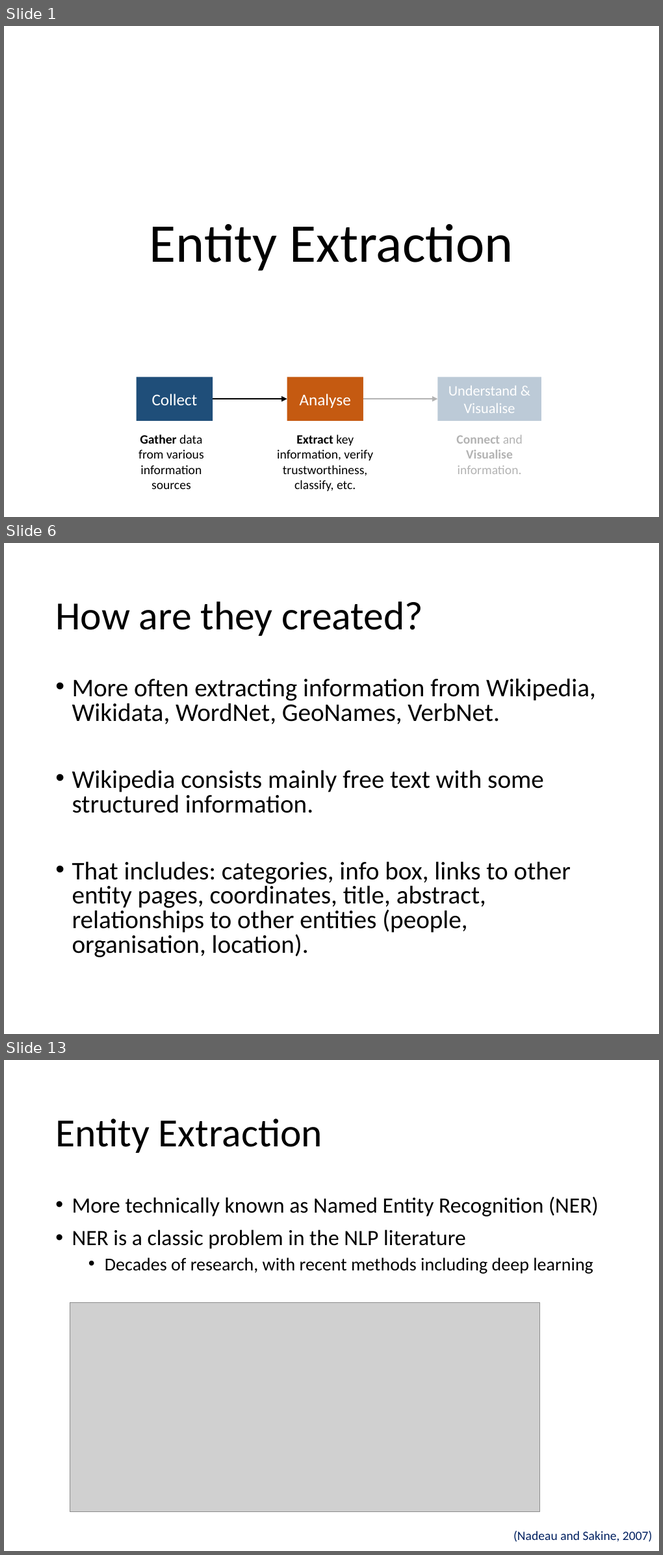
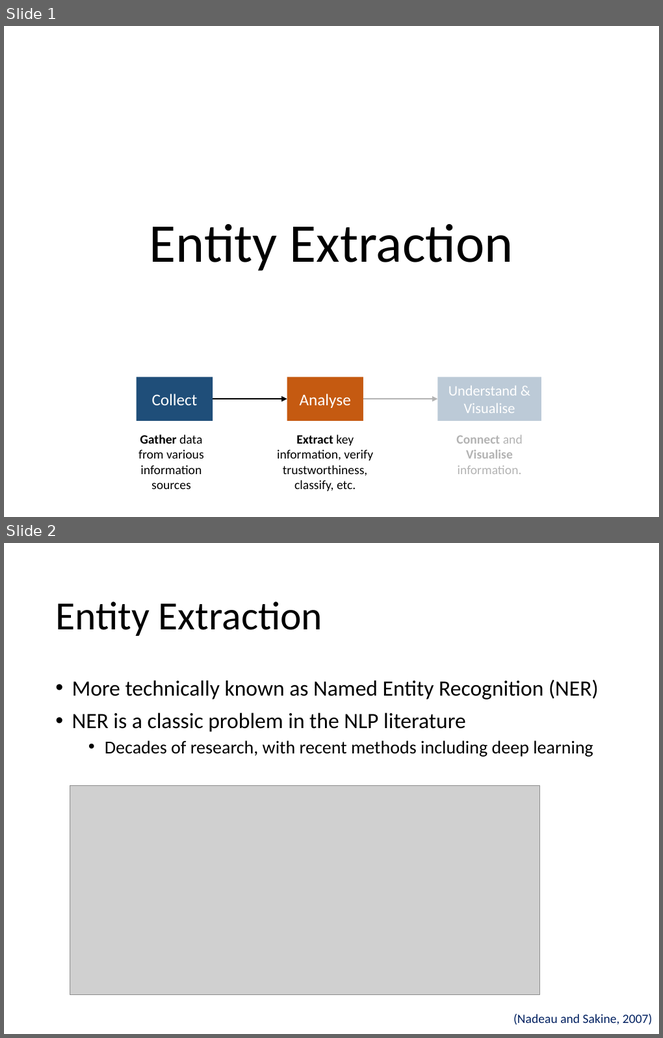
Before and after one commit to evhart/smasac-tutorial, a slide deck: slides/pptx/3-entity-extraction.pptx. Shown one above the other, each under a label of ours: slides 1, 6 and 13 before the commit, slides 1 and 2 after it; the slides between them are not shown. The pictures are 663x1555 and 663x1038 pixels, drawn with LibreOffice and Linux fonts; fonts in the diff are those of the drawing; grey boxes stand for pictures. Boxes give left, top, right and bottom in pixels: in the first picture for what was removed or moved away, otherwise in the second. Text is boxed around its words. In the diff, an @@ line names an element or a change of style, - is before the commit and + after.

```diff
--- a/slides/pptx/3-entity-extraction.pptx
+++ b/slides/pptx/3-entity-extraction.pptx
@@ slide 6 removed at [4, 543, 659, 1034], background #FFFFFF @@
@@ title removed at [55, 601, 424, 636] @@
-How are they created?
@@ text removed at [72, 678, 596, 958] @@
-• More often extracting information from Wikipedia, Wikidata, WordNet, GeoNames, VerbNet.
-• Wikipedia consists mainly free text with some structured information.
-• That includes: categories, info box, links to other entity pages, coordinates, title, abstract, relationships to other entities (people, organisation, location).
@@ what was slide 13 is now slide 2 @@
```
Also in this commit, not shown: 5 slides changed, 2 slides added, 8 other slides removed, 1 other file.
